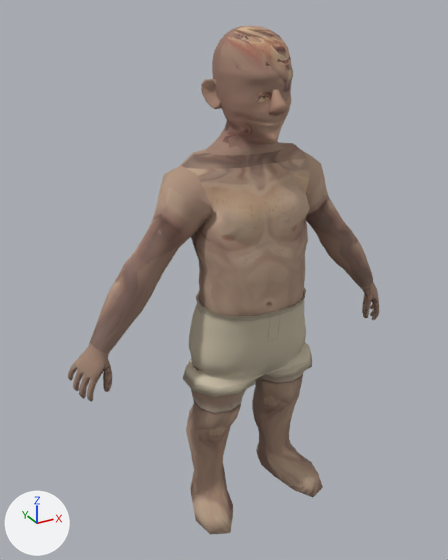
The glTF model models/boy.glb, before and after one commit.
The view is the same before and after, from a 50 mm lens placed at (-0.905, -1.517, 1.55), pointed at (-0.064, 0.012, 0.785). The axes (+X, +Y, +Z) are drawn at lower left. The lights are the same throughout. The older version comes first. Vertices at exactly the same position are counted once.

The older version as bpy lines, for what is in view:
```python
me_boy_body = bpy.data.meshes.new('boy_body')
me_boy_body.from_pydata(...)  # 1980 vertices, 3890 faces; spans x -0.57..0.57, y -0.21..0.13, z -0.01..1.51
# faces by material slot: [1958, 1932]
me_boy_body.materials.append(mat_boy_skin)  # picture img_boy_skin
me_boy_body.materials.append(mat_boy_face)  # picture img_boy_face
me_boy_boxers = bpy.data.meshes.new('boy_boxers')
me_boy_boxers.from_pydata(...)  # 237 vertices, 440 faces; spans x -0.22..0.22, y -0.18..0.104, z 0.486..0.754
me_boy_boxers.materials.append(mat_boy_boxers)  # picture img_boy_boxers
ob_boy_body = bpy.data.objects.new('boy_body', me_boy_body)
ob_boy_body.location = (0.0, 0.0, 0.0)
ob_boy_boxers = bpy.data.objects.new('boy_boxers', me_boy_boxers)
ob_boy_boxers.location = (0.0, 0.0, 0.0)
```
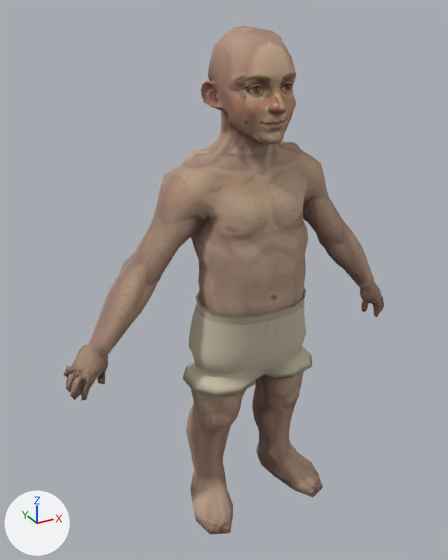
What differs and where, as boxes (x1, y1, x2, y2) in the pictures (448 x 560 px; the box of a moved part takes in the faces that stretch with it):
'boy_body', reshaped
    before: (68, 26, 379, 534)
    after: (64, 26, 384, 534)
part 1 of me_boy_body, moved or reshaped
    before: (188, 26, 319, 233)
    after: (188, 26, 319, 232)
part 2 of me_boy_body, reshaped
    before: (360, 278, 379, 320)
    after: (360, 278, 384, 317)
part 3 of me_boy_body, built on
    before: (68, 343, 112, 402)
    after: (64, 342, 108, 401)
part 4 of me_boy_body, surface changed
    before: (84, 76, 373, 534)
    after: (90, 36, 379, 534)
part 5 of me_boy_body, recoloured
    before: (209, 144, 228, 155)

The change in detail:
me_boy_body is used by ob_boy_body; location (0.0, 0.0, 0.0).
me_boy_body had 1980 vertices, 3890 faces and spanned x -0.57..0.57, y -0.21..0.13, z -0.01..1.51.
me_boy_body now has 2198 vertices, 4354 faces and spans x -0.58..0.58, y -0.21..0.13, z -0.01..1.51.
me_boy_body part 1: 131 vertices moved from x -0.2..0.2, y -0.17..0.1, z 0.98..1.45 to x -0.2..0.2, y -0.17..0.1, z 0.98..1.49; 763 vertices removed from x -0.16..0.16, y -0.18..0.11, z 1.02..1.51; 731 vertices added at x -0.17..0.17, y -0.18..0.1, z 1.02..1.51.
me_boy_body part 2: 19 vertices moved from x 0.47..0.56, y -0.05..0.02, z 0.52..0.63 to x 0.46..0.57, y -0.05..0.02, z 0.53..0.63; 71 vertices removed from x 0.46..0.56, y -0.06..0.03, z 0.52..0.68; 196 vertices added at x 0.46..0.58, y -0.06..0.03, z 0.53..0.69.
me_boy_body part 3: 20 vertices moved from x -0.56..-0.47, y -0.06..0.02, z 0.52..0.66 to x -0.57..-0.47, y -0.06..0.02, z 0.53..0.63; 70 vertices removed from x -0.56..-0.46, y -0.06..0.03, z 0.52..0.68; 195 vertices added at x -0.58..-0.46, y -0.06..0.03, z 0.53..0.69.
me_boy_body part 4: 1394 kept faces spanning x -0.54..0.54, y -0.21..0.13, z -0.01..1.49 get new texture (UV) coordinates.
me_boy_body part 5: 6 faces spanning x -0.12..0.11, y -0.03..0.08, z 1.18..1.19 switch from mat_boy_skin (picture img_boy_skin) to mat_boy_face (picture img_boy_face).
Other edits to the shape of me_boy_body do not show in these pictures.
